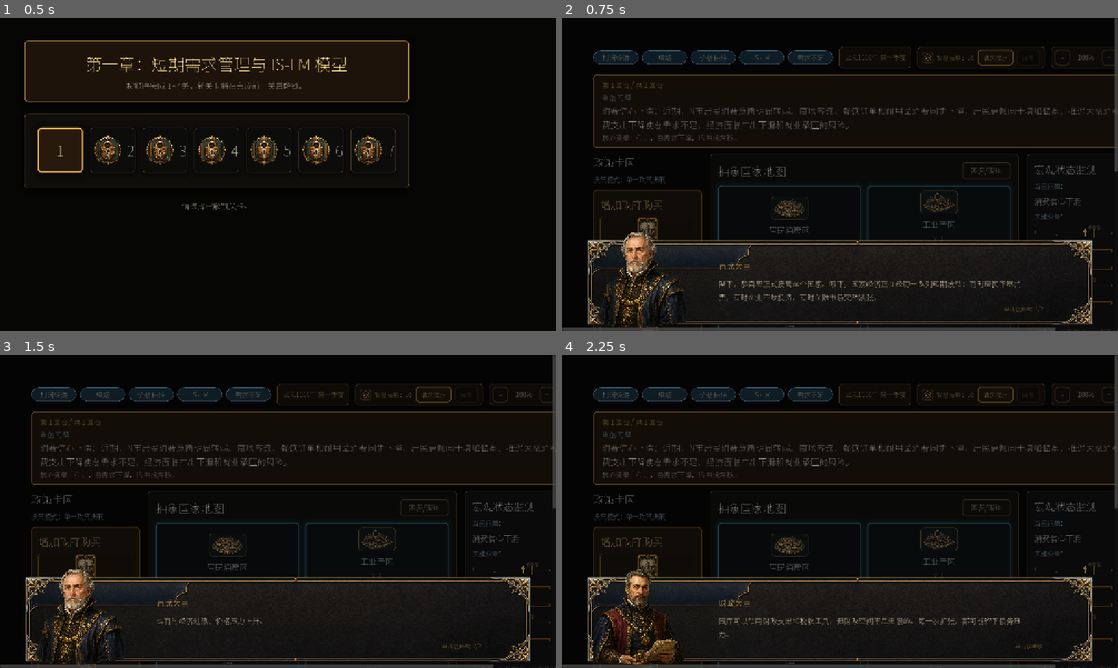
Above: before the commit, frames 1-4 (two rows, left to right).
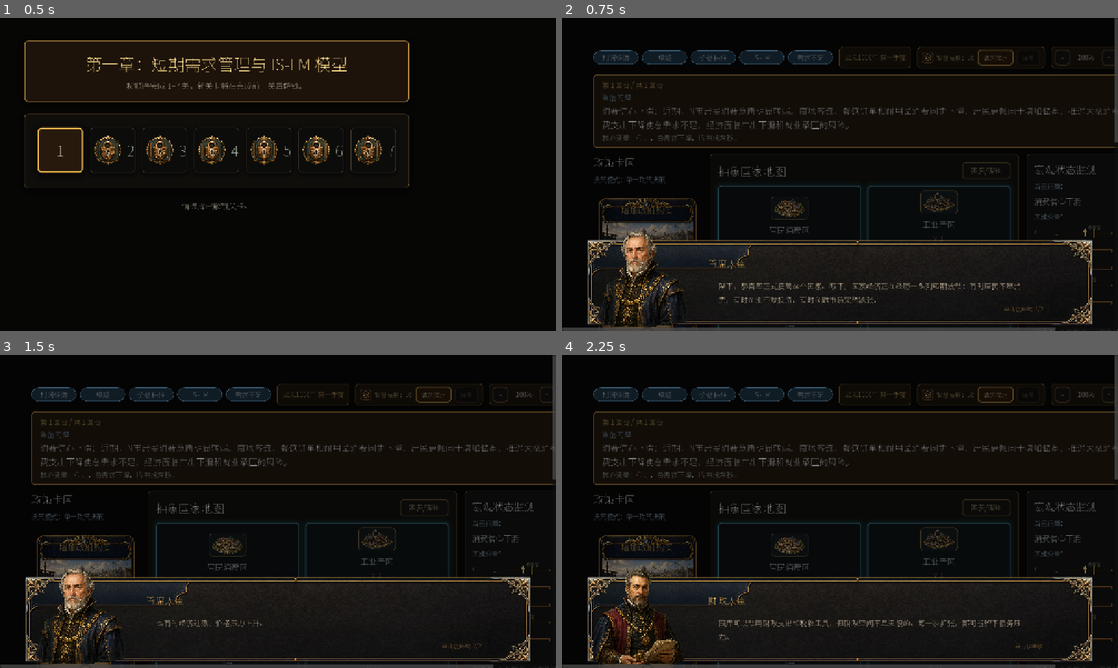
Above: after the commit, the same moments.

Repository: Austenzcy/macroecon
Game: Godot game, scene res://scenes/LevelSelect.tscn
The game is run twice, just before and just after one commit, with the same random seed, the same clock (stepped at 60 frames per second) and the same inputs.
Inputs:
- Up to frame 1 (0.5 s): no input
- Up to frame 2 (0.75 s): click "1" at 0.5 s
- Up to frame 3 (1.5 s): click "请求提示" at 1.25 s
- Up to frame 4 (2.25 s): click "-" at 2 s

Frame 1 is identical in both runs. In frame 2, 2.4% of the frame differs, in the area x 5-100%, y 39-99%; in frame 3, 1.6%; in frame 4, 2.1%.

Commit message:
feat: redesign policy cards and refine speaker label

Diff:
--- a/scripts/ui/DialogueOverlay.gd
+++ b/scripts/ui/DialogueOverlay.gd
@@ -11,6 +11,7 @@
 var _last_advance_msec: int = 0
 var _dialogue_panel: Control
 var _bottom_layout: MarginContainer
+var _speaker_margin: MarginContainer
 var _text_margin: MarginContainer
 var _continue_margin: MarginContainer
 var _dialogue_frame: NinePatchRect
@@ -210,10 +211,15 @@
 	text_box.add_theme_constant_override("separation", 14)
 	_text_margin.add_child(text_box)
 
+	_speaker_margin = MarginContainer.new()
+	_speaker_margin.name = "SpeakerNameContainer"
+	_speaker_margin.set_anchors_preset(Control.PRESET_FULL_RECT)
+	_dialogue_panel.add_child(_speaker_margin)
+
 	_speaker_label = Label.new()
 	_speaker_label.name = "SpeakerNameLabel"
 	_speaker_label.modulate = Color(1.0, 0.76, 0.34, 1.0)
-	text_box.add_child(_speaker_label)
+	_speaker_margin.add_child(_speaker_label)
 
 	_text_label = RichTextLabel.new()
 	_text_label.name = "DialogueBodyLabel"
@@ -359,16 +365,22 @@
 	if _text_margin != null:
 		var reserved_left: int = int(roundf(clampf(portrait_width + 72.0, 248.0, 368.0)))
 		_text_margin.add_theme_constant_override("margin_left", reserved_left)
-		_text_margin.add_theme_constant_override("margin_top", int(roundf(clampf(viewport_size.y * 0.054, 44.0, 60.0))))
+		_text_margin.add_theme_constant_override("margin_top", int(roundf(clampf(viewport_size.y * 0.100, 92.0, 112.0))))
 		_text_margin.add_theme_constant_override("margin_right", int(roundf(clampf(viewport_size.x * 0.12, 150.0, 220.0))))
 		_text_margin.add_theme_constant_override("margin_bottom", int(roundf(clampf(viewport_size.y * 0.074, 56.0, 82.0))))
+	if _speaker_margin != null:
+		var speaker_left: int = int(roundf(clampf(portrait_width + 48.0, 224.0, 344.0)))
+		_speaker_margin.add_theme_constant_override("margin_left", speaker_left)
+		_speaker_margin.add_theme_constant_override("margin_top", int(roundf(clampf(viewport_size.y * 0.044, 36.0, 50.0))))
+		_speaker_margin.add_theme_constant_override("margin_right", int(roundf(clampf(viewport_size.x * 0.12, 150.0, 220.0))))
+		_speaker_margin.add_theme_constant_override("margin_bottom", int(roundf(clampf(viewport_size.y * 0.72, 540.0, 760.0))))
 	if _continue_margin != null:
 		_continue_margin.add_theme_constant_override("margin_left", int(roundf(clampf(viewport_size.x * 0.34, 320.0, 520.0))))
 		_continue_margin.add_theme_constant_override("margin_top", 0)
 		_continue_margin.add_theme_constant_override("margin_right", int(roundf(clampf(viewport_size.x * 0.090, 110.0, 170.0))))
 		_continue_margin.add_theme_constant_override("margin_bottom", int(roundf(clampf(viewport_size.y * 0.039, 28.0, 42.0))))
 	if _speaker_label != null:
-		_speaker_label.add_theme_font_size_override("font_size", int(roundf(clampf(viewport_size.y * 0.027, 19.0, 25.0))))
+		_speaker_label.add_theme_font_size_override("font_size", int(roundf(clampf(viewport_size.y * 0.030, 22.0, 29.0))))
 	if _text_label != null:
 		_text_label.custom_minimum_size = Vector2(0.0, clampf(viewport_size.y * 0.100, 72.0, 112.0))
 		_text_label.add_theme_font_size_override("normal_font_size", int(roundf(clampf(viewport_size.y * 0.023, 17.0, 21.0))))
--- a/scripts/ui/PolicyCard.gd
+++ b/scripts/ui/PolicyCard.gd
@@ -9,18 +9,21 @@
 var policy_name: String = ""
 var policy_type: String = ""
 var description: String = ""
+var policy_cost: int = 0
 var _is_selected: bool = false
 var _ui_scale: float = 1.0
 
-var _name_label: Label
+var _card_root: Control
+var _card_texture: TextureRect
+var _fallback_panel: Panel
+var _title_label: Label
 var _type_label: Label
+var _type_icon_texture: TextureRect
 var _type_icon_label: Label
-var _type_icon_texture: TextureRect
-var _type_icon_shell: PanelContainer
-var _art_texture: TextureRect
-var _art_shell: PanelContainer
+var _description_label: Label
 var _cost_label: Label
-var _description_label: Label
+var _selected_overlay: Panel
+var _disabled_overlay: ColorRect
 var _stamp_label: Label
 
 
@@ -39,11 +42,13 @@
 	policy_name = str(data.get("name", "政策卡"))
 	policy_type = str(data.get("type", "政策"))
 	description = str(data.get("description", ""))
-	if _name_label != null:
-		_name_label.text = policy_name
+	policy_cost = int(data.get("cost", data.get("default_cost", policy_cost)))
+	if _title_label != null:
+		_title_label.text = policy_name
 		_type_label.text = policy_type
 		_description_label.text = description
-		_refresh_type_icon()
+		_cost_label.text = "政策点\n%d" % policy_cost
+		_refresh_art()
 
 
 func set_selected(value: bool) -> void:
@@ -53,173 +58,206 @@
 
 func set_ui_scale(value: float) -> void:
 	_ui_scale = clampf(value, 0.8, 1.2)
-	custom_minimum_size = Vector2(210, 180) * _ui_scale
+	custom_minimum_size = Vector2(240, 360) * _ui_scale
 	pivot_offset = custom_minimum_size * 0.5
-	if _name_label != null:
-		_name_label.add_theme_font_size_override("font_size", int(roundf(24.0 * _ui_scale)))
-		_type_label.add_theme_font_size_override("font_size", int(roundf(15.0 * _ui_scale)))
-		_type_icon_label.add_theme_font_size_override("font_size", int(roundf(13.0 * _ui_scale)))
-		_type_icon_shell.custom_minimum_size = Vector2(28, 28) * _ui_scale
-		if _art_shell != null:
-			_art_shell.custom_minimum_size = Vector2(0, 74) * _ui_scale
-		_cost_label.add_theme_font_size_override("font_size", int(roundf(14.0 * _ui_scale)))
-		_description_label.add_theme_font_size_override("font_size", int(roundf(16.0 * _ui_scale)))
-		_stamp_label.add_theme_font_size_override("font_size", int(roundf(15.0 * _ui_scale)))
-
-
-func set_cost(cost: int, show_cost: bool) -> void:
+	if _title_label != null:
+		_title_label.add_theme_font_size_override("font_size", int(roundf(20.0 * _ui_scale)))
+		_type_label.add_theme_font_size_override("font_size", int(roundf(12.0 * _ui_scale)))
+		_type_icon_label.add_theme_font_size_override("font_size", int(roundf(10.0 * _ui_scale)))
+		_description_label.add_theme_font_size_override("font_size", int(roundf(13.0 * _ui_scale)))
+		_description_label.add_theme_constant_override("line_spacing", int(roundf(2.0 * _ui_scale)))
+		_cost_label.add_theme_font_size_override("font_size", int(roundf(12.0 * _ui_scale)))
+		_stamp_label.add_theme_font_size_override("font_size", int(roundf(14.0 * _ui_scale)))
+
+
+func set_cost(cost: int, _show_cost: bool) -> void:
+	policy_cost = cost
 	if _cost_label == null:
 		return
-	_cost_label.visible = show_cost
-	_cost_label.text = "消耗 %d 点" % cost
+	_cost_label.visible = true
+	_cost_label.text = "政策点\n%d" % policy_cost
 
 
 func _build_ui() -> void:
-	var margin: MarginContainer = MarginContainer.new()
-	margin.add_theme_constant_override("margin_left", 14)
-	margin.add_theme_constant_override("margin_top", 14)
-	margin.add_theme_constant_override("margin_right", 14)
-	margin.add_theme_constant_override("margin_bottom", 14)
-	add_child(margin)
-
-	var box: VBoxContainer = VBoxContainer.new()
-	box.add_theme_constant_override("separation", 10)
-	margin.add_child(box)
-
-	_name_label = Label.new()
-	_name_label.text = policy_name
-	_name_label.autowrap_mode = TextServer.AUTOWRAP_WORD_SMART
-	_name_label.add_theme_font_size_override("font_size", 24)
-	ClassicalTheme.apply_label_color(_name_label, "title")
-	box.add_child(_name_label)
-
-	_art_shell = PanelContainer.new()
-	_art_shell.name = "PolicyCardArtSlot"
-	_art_shell.custom_minimum_size = Vector2(0, 74)
-	_art_shell.clip_contents = true
-	_art_shell.size_flags_horizontal = Control.SIZE_EXPAND_FILL
-	_art_shell.add_theme_stylebox_override("panel", _art_shell_style())
-	_art_shell.visible = false
-	box.add_child(_art_shell)
-
-	_art_texture = TextureRect.new()
-	_art_texture.name = "PolicyCardArtTexture"
-	_art_texture.set_anchors_preset(Control.PRESET_FULL_RECT)
-	_art_texture.expand_mode = TextureRect.EXPAND_IGNORE_SIZE
-	_art_texture.stretch_mode = TextureRect.STRETCH_KEEP_ASPECT_CENTERED
-	_art_texture.mouse_filter = Control.MOUSE_FILTER_IGNORE
-	_art_texture.offset_left = 5
-	_art_texture.offset_top = 4
-	_art_texture.offset_right = -5
-	_art_texture.offset_bottom = -4
-	_art_shell.add_child(_art_texture)
-
-	var type_row: HBoxContainer = HBoxContainer.new()
-	type_row.add_theme_constant_override("separation", 8)
-	box.add_child(type_row)
-
-	_type_icon_shell = PanelContainer.new()
-	_type_icon_shell.custom_minimum_size = Vector2(28, 28)
-	_type_icon_shell.clip_contents = true
-	_type_icon_shell.add_theme_stylebox_override("panel", _icon_shell_style())
-	type_row.add_child(_type_icon_shell)
-
-	_type_icon_label = Label.new()
-	_type_icon_label.horizontal_alignment = HORIZONTAL_ALIGNMENT_CENTER
-	_type_icon_label.vertical_alignment = VERTICAL_ALIGNMENT_CENTER
-	_type_icon_label.add_theme_font_size_override("font_size", 13)
-	_type_icon_label.modulate = ClassicalTheme.TEXT_MAIN
-	_type_icon_shell.add_child(_type_icon_label)
+	add_theme_stylebox_override("panel", _transparent_panel_style())
+	clip_contents = false
+
+	_card_root = Control.new()
+	_card_root.name = "PolicyCardFace"
+	_card_root.set_anchors_preset(Control.PRESET_FULL_RECT)
+	_card_root.mouse_filter = Control.MOUSE_FILTER_IGNORE
+	add_child(_card_root)
+
+	_card_texture = TextureRect.new()
+	_card_texture.name = "PolicyCardFaceTexture"
+	_card_texture.set_anchors_preset(Control.PRESET_FULL_RECT)
+	_card_texture.expand_mode = TextureRect.EXPAND_IGNORE_SIZE
+	_card_texture.stretch_mode = TextureRect.STRETCH_KEEP_ASPECT_CENTERED
+	_card_texture.mouse_filter = Control.MOUSE_FILTER_IGNORE
+	_card_root.add_child(_card_texture)
+
+	_fallback_panel = Panel.new()
+	_fallback_panel.name = "PolicyCardProceduralFallback"
+	_fallback_panel.set_anchors_preset(Control.PRESET_FULL_RECT)
+	_fallback_panel.mouse_filter = Control.MOUSE_FILTER_IGNORE
+	_fallback_panel.add_theme_stylebox_override("panel", ClassicalTheme.panel_style("card", _ui_scale))
+	_card_root.add_child(_fallback_panel)
+
+	var title_margin := MarginContainer.new()
+	title_margin.name = "TitleArea"
+	_set_fractional_rect(title_margin, 0.105, 0.075, 0.895, 0.185)
+	_card_root.add_child(title_margin)
+
+	_title_label = Label.new()
+	_title_label.text = policy_name
+	_title_label.horizontal_alignment = HORIZONTAL_ALIGNMENT_CENTER
+	_title_label.vertical_alignment = VERTICAL_ALIGNMENT_CENTER
+	_title_label.autowrap_mode = TextServer.AUTOWRAP_WORD_SMART
+	_title_label.modulate = Color(1.0, 0.78, 0.36, 1.0)
+	_title_label.mouse_filter = Control.MOUSE_FILTER_IGNORE
+	title_margin.add_child(_title_label)
+
+	var type_area := HBoxContainer.new()
+	type_area.name = "TypeBadgeArea"
+	type_area.add_theme_constant_override("separation", 5)
+	_set_fractional_rect(type_area, 0.295, 0.693, 0.705, 0.748)
+	_card_root.add_child(type_area)
 
 	_type_icon_texture = TextureRect.new()
-	_type_icon_texture.name = "PolicyTypeIconTexture"
-	_type_icon_texture.set_anchors_preset(Control.PRESET_FULL_RECT)
+	_type_icon_texture.custom_minimum_size = Vector2(20, 20)
 	_type_icon_texture.expand_mode = TextureRect.EXPAND_IGNORE_SIZE
 	_type_icon_texture.stretch_mode = TextureRect.STRETCH_KEEP_ASPECT_CENTERED
 	_type_icon_texture.mouse_filter = Control.MOUSE_FILTER_IGNORE
-	_type_icon_texture.visible = false
-	_type_icon_texture.offset_left = 4
-	_type_icon_texture.offset_top = 4
-	_type_icon_texture.offset_right = -4
-	_type_icon_texture.offset_bottom = -4
-	_type_icon_shell.add_child(_type_icon_texture)
+	type_area.add_child(_type_icon_texture)
+
+	_type_icon_label = Label.new()
+	_type_icon_label.custom_minimum_size = Vector2(20, 20)
+	_type_icon_label.horizontal_alignment = HORIZONTAL_ALIGNMENT_CENTER
+	_type_icon_label.vertical_alignment = VERTICAL_ALIGNMENT_CENTER
+	_type_icon_label.modulate = Color(0.95, 0.78, 0.42, 0.95)
+	_type_icon_label.mouse_filter = Control.MOUSE_FILTER_IGNORE
+	type_area.add_child(_type_icon_label)
 
 	_type_label = Label.new()
 	_type_label.text = policy_type
-	_type_label.add_theme_font_size_override("font_size", 15)
-	_type_label.modulate = ClassicalTheme.ACCENT_BLUE
+	_type_label.horizontal_alignment = HORIZONTAL_ALIGNMENT_CENTER
+	_type_label.vertical_alignment = VERTICAL_ALIGNMENT_CENTER
+	_type_label.clip_text = true
+	_type_label.modulate = Color(0.95, 0.79, 0.45, 0.98)
 	_type_label.size_flags_horizontal = Control.SIZE_EXPAND_FILL
-	type_row.add_child(_type_label)
-
-	_cost_label = Label.new()
-	_cost_label.visible = false
-	_cost_label.horizontal_alignment = HORIZONTAL_ALIGNMENT_RIGHT
-	_cost_label.modulate = ClassicalTheme.ACCENT_GOLD
-	box.add_child(_cost_label)
-
-	var line: ColorRect = ColorRect.new()
-	line.custom_minimum_size = Vector2(0, 2)
-	line.color = Color(0.62, 0.43, 0.20, 0.86)
-	box.add_child(line)
+	_type_label.mouse_filter = Control.MOUSE_FILTER_IGNORE
+	type_area.add_child(_type_label)
+
+	var description_margin := MarginContainer.new()
+	description_margin.name = "DescriptionArea"
+	_set_fractional_rect(description_margin, 0.135, 0.772, 0.695, 0.928)
+	description_margin.add_theme_constant_override("margin_left", 4)
+	description_margin.add_theme_constant_override("margin_top", 3)
+	description_margin.add_theme_constant_override("margin_right", 4)
+	description_margin.add_theme_constant_override("margin_bottom", 3)
+	_card_root.add_child(description_margin)
 
 	_description_label = Label.new()
 	_description_label.text = description
 	_description_label.autowrap_mode = TextServer.AUTOWRAP_WORD_SMART
-	_description_label.add_theme_font_size_override("font_size", 16)
-	_description_label.modulate = ClassicalTheme.TEXT_SOFT
-	box.add_child(_description_label)
+	_description_label.vertical_alignment = VERTICAL_ALIGNMENT_TOP
+	_description_label.modulate = Color(0.19, 0.13, 0.075, 0.98)
+	_description_label.mouse_filter = Control.MOUSE_FILTER_IGNORE
+	description_margin.add_child(_description_label)
+
+	var cost_margin := MarginContainer.new()
+	cost_margin.name = "CostBadgeArea"
+	_set_fractional_rect(cost_margin, 0.730, 0.790, 0.935, 0.935)
+	_card_root.add_child(cost_margin)
+
+	_cost_label = Label.new()
+	_cost_label.text = "政策点\n%d" % policy_cost
+	_cost_label.horizontal_alignment = HORIZONTAL_ALIGNMENT_CENTER
+	_cost_label.vertical_alignment = VERTICAL_ALIGNMENT_CENTER
+	_cost_label.modulate = Color(1.0, 0.78, 0.36, 1.0)
+	_cost_label.mouse_filter = Control.MOUSE_FILTER_IGNORE
+	cost_margin.add_child(_cost_label)
+
+	_selected_overlay = Panel.new()
+	_selected_overlay.name = "SelectedOverlay"
+	_selected_overlay.set_anchors_preset(Control.PRESET_FULL_RECT)
+	_selected_overlay.mouse_filter = Control.MOUSE_FILTER_IGNORE
+	_selected_overlay.add_theme_stylebox_override("panel", _selected_overlay_style())
+	_selected_overlay.visible = false
+	_card_root.add_child(_selected_overlay)
+
+	_disabled_overlay = ColorRect.new()
+	_disabled_overlay.name = "DisabledOverlay"
+	_disabled_overlay.set_anchors_preset(Control.PRESET_FULL_RECT)
+	_disabled_overlay.color = Color(0.02, 0.018, 0.014, 0.0)
+	_disabled_overlay.mouse_filter = Control.MOUSE_FILTER_IGNORE
+	_card_root.add_child(_disabled_overlay)
 
 	_stamp_label = Label.new()
+	_stamp_label.name = "SelectedStamp"
 	_stamp_label.text = "已选"
+	_stamp_label.horizontal_alignment = HORIZONTAL_ALIGNMENT_CENTER
+	_stamp_label.vertical_alignment = VERTICAL_ALIGNMENT_CENTER
+	_stamp_label.modulate = Color(1.0, 0.76, 0.32, 1.0)
 	_stamp_label.visible = false
-	_stamp_label.horizontal_alignment = HORIZONTAL_ALIGNMENT_RIGHT
-	_stamp_label.modulate = ClassicalTheme.ACCENT_GOLD
-	box.add_child(_stamp_label)
-	_refresh_type_icon()
-
-
-func _refresh_type_icon() -> void:
-	if _type_icon_label == null:
-		return
-	var art_texture := ArtAssetRegistry.texture_for_policy_card(policy_id, policy_type, policy_name)
-	if _art_shell != null:
-		if art_texture != null:
-			_art_texture.texture = art_texture
-			_art_shell.visible = true
-		else:
-			_art_texture.texture = null
-			_art_shell.visible = false
-	var texture := ArtAssetRegistry.texture_for_policy_type(policy_type, policy_id)
-	if texture != null:
-		_type_icon_texture.texture = texture
+	_set_fractional_rect(_stamp_label, 0.125, 0.205, 0.345, 0.275)
+	_card_root.add_child(_stamp_label)
+	_refresh_art()
+
+
+func _set_fractional_rect(control: Control, left: float, top: float, right: float, bottom: float) -> void:
+	control.anchor_left = left
+	control.anchor_top = top
+	control.anchor_right = right
+	control.anchor_bottom = bottom
+	control.offset_left = 0
+	control.offset_top = 0
+	control.offset_right = 0
+	control.offset_bottom = 0
+	control.mouse_filter = Control.MOUSE_FILTER_IGNORE
+
+
+func _refresh_art() -> void:
+	var card_texture := ArtAssetRegistry.texture_for_policy_card(policy_id, policy_type, policy_name)
+	if card_texture != null:
+		_card_texture.texture = card_texture
+		_card_texture.visible = true
+		_fallback_panel.visible = false
+	else:
+		_card_texture.texture = null
+		_card_texture.visible = false
+		_fallback_panel.visible = true
+	var type_texture := ArtAssetRegistry.texture_for_policy_type(policy_type, policy_id)
+	if type_texture != null:
+		_type_icon_texture.texture = type_texture
 		_type_icon_texture.visible = true
-		_type_icon_label.text = ""
+		_type_icon_label.visible = false
 	else:
+		_type_icon_texture.texture = null
 		_type_icon_texture.visible = false
+		_type_icon_label.visible = true
 		_type_icon_label.text = ArtAssetRegistry.placeholder_for_policy_type(policy_type, policy_id)
 
 
-func _icon_shell_style() -> StyleBoxFlat:
+func _transparent_panel_style() -> StyleBoxFlat:
 	var style := StyleBoxFlat.new()
-	style.bg_color = Color(0.16, 0.12, 0.08, 0.92)
-	style.border_color = Color(0.62, 0.43, 0.20, 0.85)
-	style.set_border_width_all(1)
-	style.set_corner_radius_all(6)
+	style.bg_color = Color(0, 0, 0, 0)
+	style.border_color = Color(0, 0, 0, 0)
 	return style
 
 
-func _art_shell_style() -> StyleBoxFlat:
+func _selected_overlay_style() -> StyleBoxFlat:
 	var style := StyleBoxFlat.new()
-	style.bg_color = Color(0.10, 0.08, 0.055, 0.58)
-	style.border_color = Color(0.52, 0.38, 0.18, 0.56)
-	style.set_border_width_all(1)
-	style.set_corner_radius_all(6)
+	style.bg_color = Color(1.0, 0.70, 0.22, 0.035)
+	style.border_color = Color(1.0, 0.76, 0.28, 0.92)
+	style.set_border_width_all(3)
+	style.set_corner_radius_all(18)
 	return style
 
 
 func _on_mouse_entered() -> void:
 	_apply_style(true, _is_selected)
-	ClassicalTheme.hover_to(self, Vector2(1.035, 1.035), 0.10)
+	ClassicalTheme.hover_to(self, Vector2(1.04, 1.04), 0.10)
 
 
 func _on_mouse_exited() -> void:
@@ -237,7 +275,15 @@
 
 
 func _apply_style(is_hover: bool, is_chosen: bool) -> void:
-	var kind: String = "card_selected" if is_chosen else ("card_hover" if is_hover else "card")
-	add_theme_stylebox_override("panel", ClassicalTheme.panel_style(kind, _ui_scale))
+	if _selected_overlay != null:
+		_selected_overlay.visible = is_chosen or is_hover
+		var style := _selected_overlay_style()
+		if is_hover and not is_chosen:
+			style.bg_color = Color(1.0, 0.76, 0.32, 0.025)
+			style.border_color = Color(0.86, 0.62, 0.26, 0.55)
+			style.set_border_width_all(2)
+		_selected_overlay.add_theme_stylebox_override("panel", style)
 	if _stamp_label != null:
 		_stamp_label.visible = is_chosen
+	if _disabled_overlay != null:
+		_disabled_overlay.color = Color(0.02, 0.018, 0.014, 0.0)
Binary file changed: assets/art/policy_cards/policy_card_fiscal_contract.png
Binary file changed: assets/art/policy_cards/policy_card_government_purchase.png
Binary file changed: assets/art/policy_cards/policy_card_keep_unchanged.png
Binary file changed: assets/art/policy_cards/policy_card_monetary_contract.png
Binary file changed: assets/art/policy_cards/policy_card_monetary_expand.png
Binary file changed: assets/art/policy_cards/policy_card_tax_cut.png
Binary file changed: assets/fonts/NotoSansSC-Regular.ttf
Not shown, changed: progress.txt
Not shown, changed: docs/Art_Reference_Direction_v1.md
Not shown, added: docs/PolicyCard_Art_v2.md
